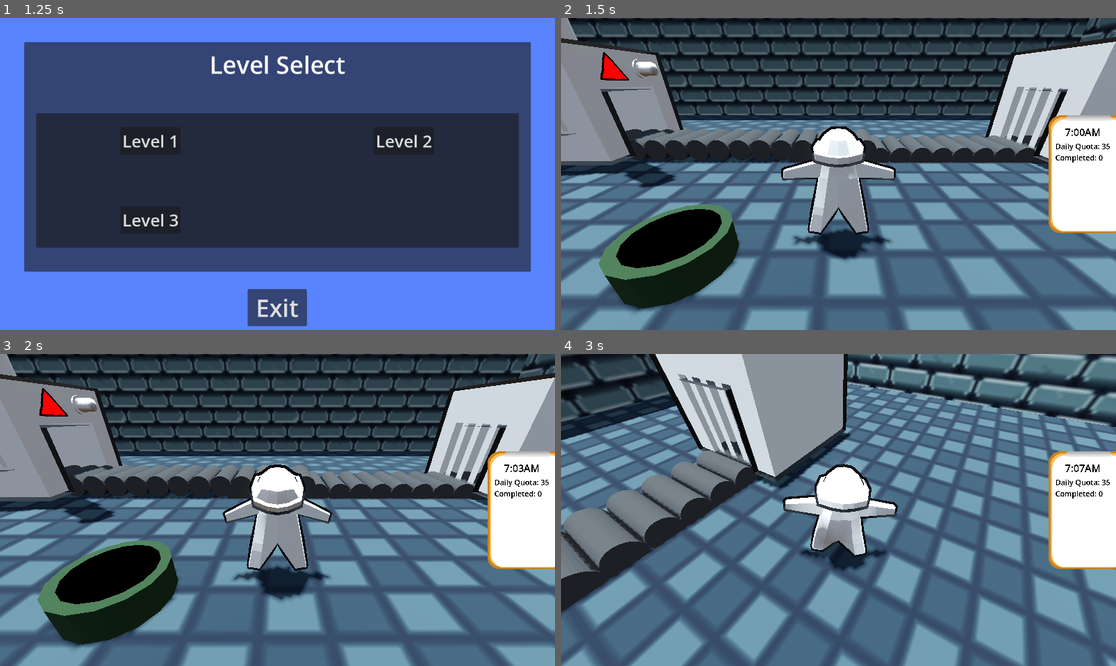
Above: before the commit, frames 1-4 (two rows, left to right).
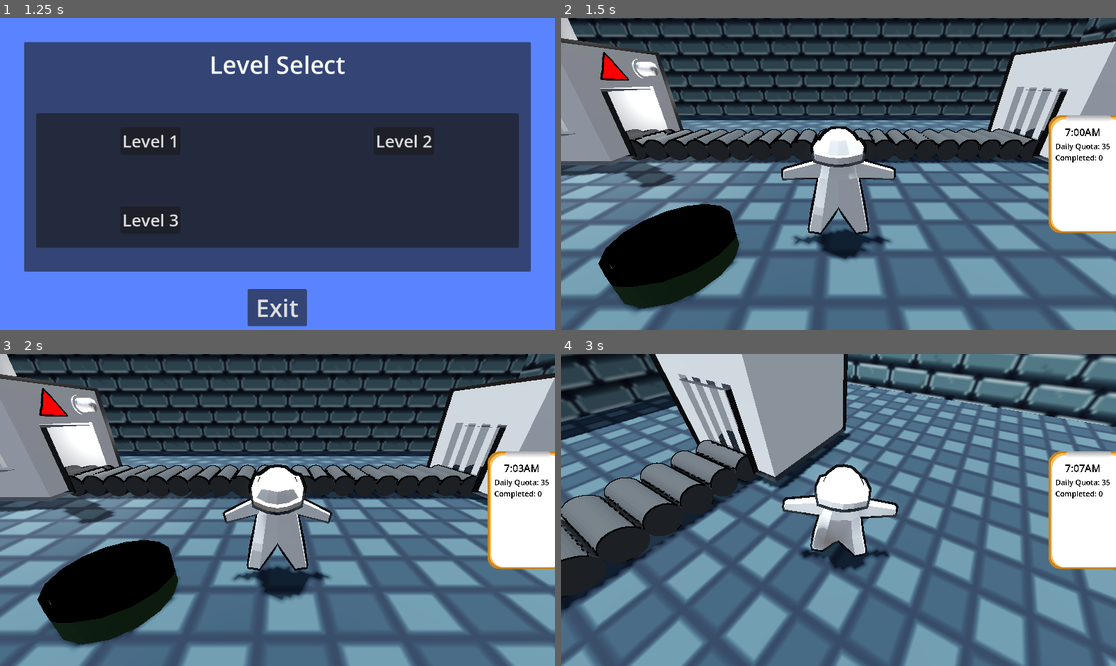
Above: after the commit, the same moments.

Repository: duboisr96/igwdcn
Game: Godot game, scene res://Scenes/Menus/title_screen.tscn
Same seed, same stepped clock (60 frames per second), same inputs: the game is played once before the commit and once after it.
Inputs (mouse positions are in pixels of both pictures, inside the frame that each line leads up to):
- Up to frame 1 (1.25 s): click "Start" at 0.5 s
- Up to frame 2 (1.5 s): click "Level 1" at 1.25 s
- Up to frame 3 (2 s): no input
- Up to frame 4 (3 s): move the mouse to (866, 510) at 2.02 s; hold F (interact) 2.03-2.78 s; hold W (up) from 2.03 s (still down); tap Space (jump) at 2.27 s; tap E (open_computer) at 2.3, 2.85 s; move the mouse to (810, 510) at 2.77 s

Frame 1 is identical in both runs. In frame 2, 7.7% of the frame differs, in the area x 0-87%, y 0-87%; in frame 3, 7.8%; in frame 4, 4.5%.

Commit message:
conveyorbelt+fix

Diff:
--- a/Scenes/Levels/level_1_real.tscn
+++ b/Scenes/Levels/level_1_real.tscn
@@ -47,7 +47,7 @@
 environment = SubResource("Environment_8cytq")
 
 [node name="DirectionalLight3D" type="DirectionalLight3D" parent="."]
-transform = Transform3D(-0.879084, -0.472569, -0.0623615, -0.0742793, 0.00658081, 0.997216, -0.470843, 0.881269, -0.0408872, 0, 14.3313, 0)
+transform = Transform3D(-0.879084, -0.472569, -0.0623615, -0.0742793, 0.00658079, 0.997216, -0.470843, 0.881269, -0.0408872, 0, 2.61734, 0)
 light_color = Color(0.952941, 1, 1, 1)
 shadow_enabled = true
 
@@ -103,7 +103,7 @@
 [node name="StageTime" type="Timer" parent="."]
 
 [node name="Belt2" parent="." instance=ExtResource("3_slbud")]
-transform = Transform3D(1, 0, 0, 0, 1, 0, 0, 0, 1, 0.842766, 0.085866, 0)
+transform = Transform3D(1, 0, 0, 0, 1, 0, 0, 0, 1, 0.479999, 0.258493, 0)
 belt_direction = Vector3(1, 0, 0)
 
 [node name="wall_pinpad1" parent="." instance=ExtResource("10_di831")]
@@ -148,6 +148,9 @@
 size = Vector3(37.643, 0.2, 32.0128)
 material = SubResource("StandardMaterial3D_m0xlg")
 
+[node name="OmniLight3D" type="OmniLight3D" parent="."]
+transform = Transform3D(1, 0, 0, 0, 1, 0, 0, 0, 1, -2.66759, 1.10796, -0.120267)
+
 [connection signal="error_occured" from="ProductionMachine1" to="." method="_on_production_machine_error_occured"]
 [connection signal="minus_one" from="Bin" to="." method="_on_bin_minus_one"]
 [connection signal="plus_one" from="Bin" to="." method="_on_bin_plus_one"]
--- a/Scenes/Player/player.gd
+++ b/Scenes/Player/player.gd
@@ -59,8 +59,10 @@
 	#if Input.is_action_just_pressed("unlock mouse"):
 		#Input.set_mouse_mode(Input.MOUSE_MODE_VISIBLE)
 
-
-	if (Input.is_action_pressed("interact") or Input.is_action_just_pressed("open_computer")):
+	if Input.is_action_just_pressed("open_computer"):
+		_grab(grabbable_obj)
+
+	if (Input.is_action_pressed("interact") ):
 		_grab(grabbable_obj)
 		tween.tween_property($AnimationTree, "parameters/GrabBlend/blend_amount", 1, .1 )
 	else:
@@ -239,25 +241,25 @@
 
 
 	elif interacted_obj != null:
-		#print('wrong loop')
-		#var gui_target = get_tree().get_nodes_in_group("control")
-		#if gui_target[1].name == 'pinpad1':
-			#gui_target[1].hide()
-			##gui_target[0].grab_focus()
-			#interacted_obj = null
-			#gui_target[1].MOUSE_FILTER_IGNORE
-			#Input.set_mouse_mode(Input.MOUSE_MODE_CAPTURED)
-		#if gui_target[2].name == 'pinpad2':
-			#gui_target[2].hide()
-			##gui_target[0].grab_focus()
-			#interacted_obj = null
-			#gui_target[2].MOUSE_FILTER_IGNORE
-			#Input.set_mouse_mode(Input.MOUSE_MODE_CAPTURED)
-		#if gui_target[3].name == 'pinpad3':
-			#gui_target[3].hide()
-			##gui_target[0].grab_focus()
-			#interacted_obj = null
-			#gui_target[3].MOUSE_FILTER_IGNORE
-			#Input.set_mouse_mode(Input.MOUSE_MODE_CAPTURED)
+		print('wrong loop')
+		var gui_target = get_tree().get_nodes_in_group("control")
+		if gui_target[1].name == 'pinpad1':
+			gui_target[1].hide()
+			#gui_target[0].grab_focus()
+			interacted_obj = null
+			gui_target[1].MOUSE_FILTER_IGNORE
+			Input.set_mouse_mode(Input.MOUSE_MODE_CAPTURED)
+		if gui_target[2].name == 'pinpad2':
+			gui_target[2].hide()
+			#gui_target[0].grab_focus()
+			interacted_obj = null
+			gui_target[2].MOUSE_FILTER_IGNORE
+			Input.set_mouse_mode(Input.MOUSE_MODE_CAPTURED)
+		if gui_target[3].name == 'pinpad3':
+			gui_target[3].hide()
+			#gui_target[0].grab_focus()
+			interacted_obj = null
+			gui_target[3].MOUSE_FILTER_IGNORE
+			Input.set_mouse_mode(Input.MOUSE_MODE_CAPTURED)
 		speed_modifier = 1
 	pass
--- a/Scenes/Player/player.tscn
+++ b/Scenes/Player/player.tscn
@@ -83,12 +83,12 @@
 transform = Transform3D(0.5, 0, 0, 0, 0.5, 0, 0, 0, 0.5, 0, 0.0299919, 0)
 
 [node name="Skeleton3D" parent="man/Armature" index="0"]
-bones/1/rotation = Quaternion(0.102635, 1.1858e-07, -1.2235e-08, 0.994719)
+bones/1/rotation = Quaternion(0.253094, 1.15328e-07, -3.01712e-08, 0.967442)
 bones/2/rotation = Quaternion(7.05772e-10, 1.94742e-09, -0.712403, 0.701771)
-bones/3/rotation = Quaternion(-1.77646e-09, -2.84549e-08, -0.0987389, 0.995113)
+bones/3/rotation = Quaternion(1.26785e-09, -2.84821e-08, -0.204286, 0.978911)
 bones/3/scale = Vector3(1, 1, 1)
 bones/4/rotation = Quaternion(7.05772e-10, -1.94742e-09, 0.712403, 0.701771)
-bones/5/rotation = Quaternion(-1.77646e-09, 2.84549e-08, 0.098739, 0.995113)
+bones/5/rotation = Quaternion(1.26785e-09, 2.84821e-08, 0.204286, 0.978911)
 bones/5/scale = Vector3(1, 1, 1)
 bones/6/rotation = Quaternion(0.63993, 0.300816, 0.639929, -0.300816)
 bones/7/rotation = Quaternion(-0.257522, 1.80225e-07, 7.2783e-08, 0.966272)
--- a/Scenes/objects/factory/conveyor_belt.gdshader
+++ b/Scenes/objects/factory/conveyor_belt.gdshader
@@ -2,23 +2,28 @@
 render_mode unshaded;
 
 uniform sampler2D SCREEN_TEXTURE : hint_screen_texture;
+uniform sampler2D DEPTH_TEXTURE : hint_depth_texture;
 uniform vec4 outline_color : source_color;
 uniform float outline_width = 2.0;
-uniform bool constant_width = true;
 
 void fragment() {
 	vec4 pixelatedtext = texture(SCREEN_TEXTURE, SCREEN_UV);
 	vec2 pixel_size = 1.0 / VIEWPORT_SIZE;
+	float lum_center = dot(pixelatedtext.rgb, vec3(0.299, 0.587, 0.114)); // Luminance of current pixel
+
 	ALBEDO = pixelatedtext.rgb;
-	for(int y = -1*int(outline_width); y <= 1*int(outline_width); y++)
-	for(int x = -1*int(outline_width); x <= 1*int(outline_width); x++)
+
+	for(int y = -1 * int(outline_width); y <= int(outline_width); y++)
+	for(int x = -1 * int(outline_width); x <= int(outline_width); x++)
 	{
-		vec4 tex = texture(SCREEN_TEXTURE, SCREEN_UV + vec2(float(x),float(y)) * pixel_size );
-		if(tex.a == 0.0 && SCREEN_UV.x + float(x) * pixel_size.x < 1.0 && SCREEN_UV.x + float(x) * pixel_size.x > 0.0 && SCREEN_UV.y + float(y) * pixel_size.y < 1.0 && SCREEN_UV.y + float(y) * pixel_size.y > 0.0)
-		{
+		vec2 sample_uv = SCREEN_UV + vec2(float(x), float(y)) * pixel_size;
+		vec4 tex = texture(SCREEN_TEXTURE, sample_uv);
+		float lum_sample = dot(tex.rgb, vec3(0.299, 0.587, 0.114));
+
+		// If luminance difference is significant, draw an outline
+		if(abs(lum_center - lum_sample) > 0.1) {
 			ALBEDO = outline_color.rgb;
 			ALPHA = 1.0;
 		}
 	}
-
 }
--- a/Scenes/objects/factory/conveyor_belt.tscn
+++ b/Scenes/objects/factory/conveyor_belt.tscn
@@ -9,8 +9,7 @@
 render_priority = 0
 shader = ExtResource("3_uiw3y")
 shader_parameter/outline_color = null
-shader_parameter/outline_width = 6.0
-shader_parameter/constant_width = true
+shader_parameter/outline_width = 1.0
 
 [sub_resource type="ShaderMaterial" id="ShaderMaterial_7hlpm"]
 render_priority = 0
@@ -21,8 +20,7 @@
 render_priority = 0
 shader = ExtResource("3_uiw3y")
 shader_parameter/outline_color = null
-shader_parameter/outline_width = 5.0
-shader_parameter/constant_width = true
+shader_parameter/outline_width = 1.0
 
 [sub_resource type="ShaderMaterial" id="ShaderMaterial_bf3rr"]
 render_priority = 0
@@ -33,8 +31,7 @@
 render_priority = 0
 shader = ExtResource("3_uiw3y")
 shader_parameter/outline_color = null
-shader_parameter/outline_width = 6.0
-shader_parameter/constant_width = true
+shader_parameter/outline_width = 1.0
 
 [sub_resource type="ShaderMaterial" id="ShaderMaterial_dta4i"]
 render_priority = 0
@@ -90,15 +87,15 @@
 script = ExtResource("2_rf51n")
 
 [node name="Cylinder" parent="." index="0"]
-transform = Transform3D(-4.19113e-09, 0.0359897, 9.07232e-10, -0.00379295, -3.92023e-10, -0.0147407, -0.0147407, -1.01319e-08, 0.00379295, 0, 0, 0)
+transform = Transform3D(9.36984e-09, 0.0359897, -7.20917e-10, 0.00477442, -8.56806e-09, -0.0144527, -0.0144527, 2.05021e-08, -0.00477442, 0, 0, 0)
 surface_material_override/0 = SubResource("ShaderMaterial_7hlpm")
 
 [node name="Cylinder_001" parent="." index="1"]
-transform = Transform3D(-4.1911e-09, 0.0359897, 9.07226e-10, -0.00379293, -3.92023e-10, -0.0147406, -0.0147406, -1.01319e-08, 0.00379293, 0, 0, -0.0303808)
+transform = Transform3D(9.36978e-09, 0.0359897, -7.20912e-10, 0.00477439, -8.56806e-09, -0.0144526, -0.0144526, 2.05021e-08, -0.00477439, 0, 0, -0.0303808)
 surface_material_override/0 = SubResource("ShaderMaterial_bf3rr")
 
 [node name="Cylinder_002" parent="." index="2"]
-transform = Transform3D(-4.19113e-09, 0.0359897, 9.07232e-10, -0.00379295, -3.92023e-10, -0.0147407, -0.0147407, -1.01319e-08, 0.00379295, 0, 0, 0.0304634)
+transform = Transform3D(9.36984e-09, 0.0359897, -7.20917e-10, 0.00477442, -8.56806e-09, -0.0144527, -0.0144527, 2.05021e-08, -0.00477442, 0, 0, 0.0304634)
 surface_material_override/0 = SubResource("ShaderMaterial_dta4i")
 
 [node name="Plane" parent="." index="3"]
--- a/Scenes/objects/factory/recycle.tscn
+++ b/Scenes/objects/factory/recycle.tscn
@@ -11,7 +11,6 @@
 shader = ExtResource("1_jhipt")
 shader_parameter/outline_color = Color(0, 0, 0, 1)
 shader_parameter/outline_width = 10.0
-shader_parameter/constant_width = true
 
 [sub_resource type="StandardMaterial3D" id="StandardMaterial3D_fkx6v"]
 next_pass = SubResource("ShaderMaterial_cfdj0")
@@ -22,7 +21,6 @@
 shader = ExtResource("1_jhipt")
 shader_parameter/outline_color = null
 shader_parameter/outline_width = 2.0
-shader_parameter/constant_width = true
 
 [sub_resource type="ShaderMaterial" id="ShaderMaterial_vdykn"]
 render_priority = 0
@@ -30,7 +28,6 @@
 shader = ExtResource("1_jhipt")
 shader_parameter/outline_color = Color(0, 0, 0, 1)
 shader_parameter/outline_width = 2.0
-shader_parameter/constant_width = true
 
 [sub_resource type="StandardMaterial3D" id="StandardMaterial3D_rv3lt"]
 next_pass = SubResource("ShaderMaterial_vdykn")
Not shown: 1 places in Scenes/objects/factory/recycle.tscn that only renumber resources
